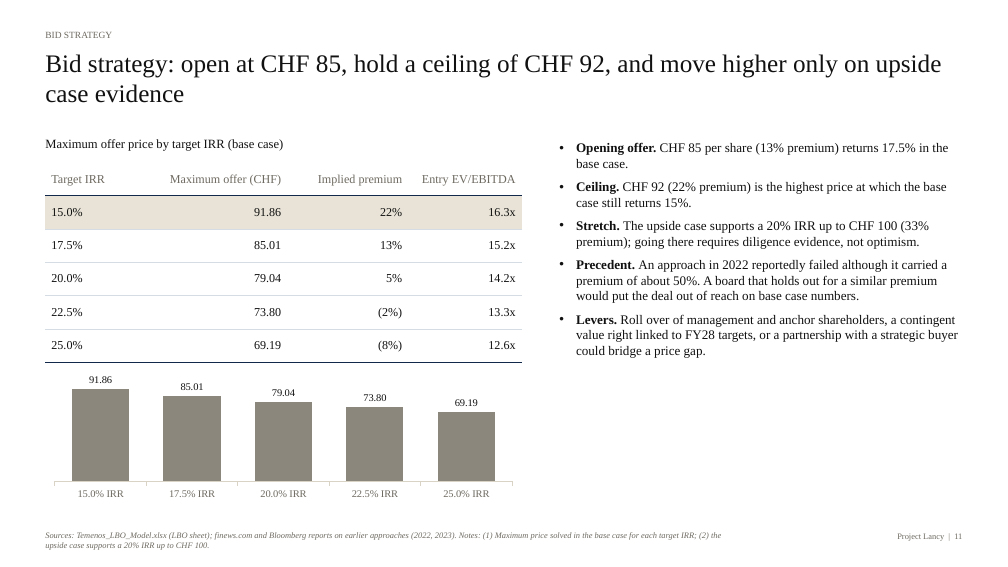
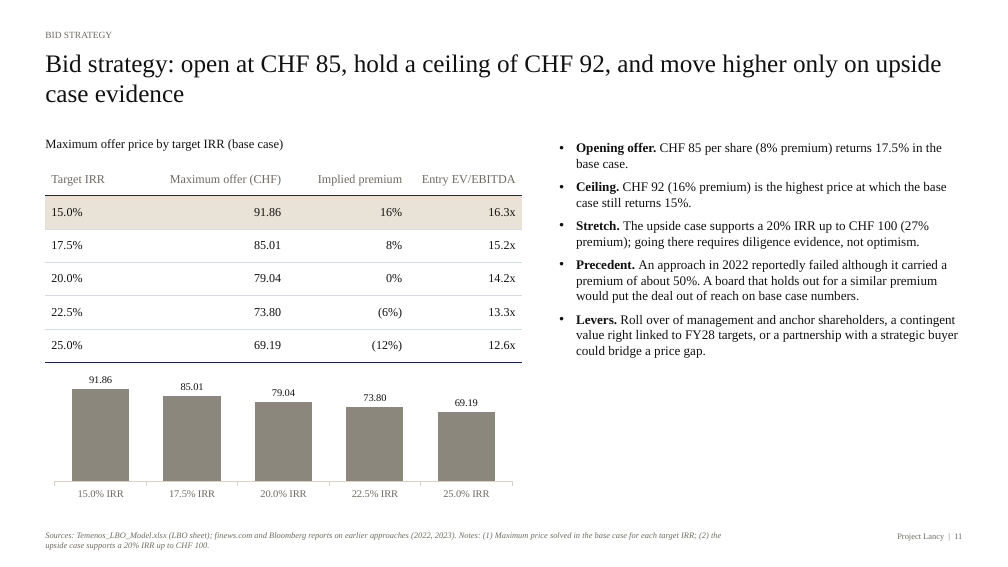
Before and after one commit to pascalielric/financelab, a slide deck: slide 11 of downloads/Temenos_LBO_IC_Deck.pptx. Drawn at 1008x567 pixels with LibreOffice and Linux fonts; fonts in the diff are those of the drawing. Boxes give left, top, right and bottom in pixels: in the first picture for what was removed or moved away, otherwise in the second. Text is boxed around its words. In the diff, an @@ line names an element or a change of style, - is before the commit and + after.

```diff
--- a/downloads/Temenos_LBO_IC_Deck.pptx
+++ b/downloads/Temenos_LBO_IC_Deck.pptx
@@ text at (576, 142, 946, 249): text changed @@
-• Opening offer. CHF 85 per share (13% premium) returns 17.5% in the base case.
-• Ceiling. CHF 92 (22% premium) is the highest price at which the base case still returns 15%.
-• Stretch. The upside case supports a 20% IRR up to CHF 100 (33% premium); going there requires diligence evidence, not optimism.
+• Opening offer. CHF 85 per share (8% premium) returns 17.5% in the base case.
+• Ceiling. CHF 92 (16% premium) is the highest price at which the base case still returns 15%.
+• Stretch. The upside case supports a 20% IRR up to CHF 100 (27% premium); going there requires diligence evidence, not optimism.
@@ table at (45, 163, 522, 362) @@
-row 2, column 3: 22%
+row 2, column 3: 16%
-row 3, column 3: 13%
+row 3, column 3: 8%
-row 4, column 3: 5%
+row 4, column 3: 0%
-row 5, column 3: (2%)
+row 5, column 3: (6%)
-row 6, column 3: (8%)
+row 6, column 3: (12%)
```
Also in this commit, not shown: 7 other slides changed, 8 other files.
